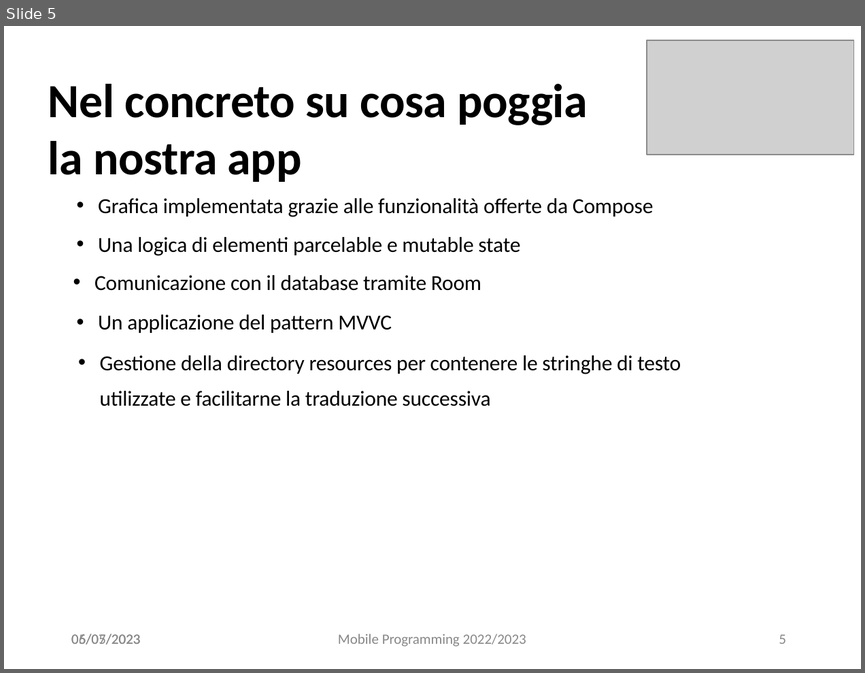
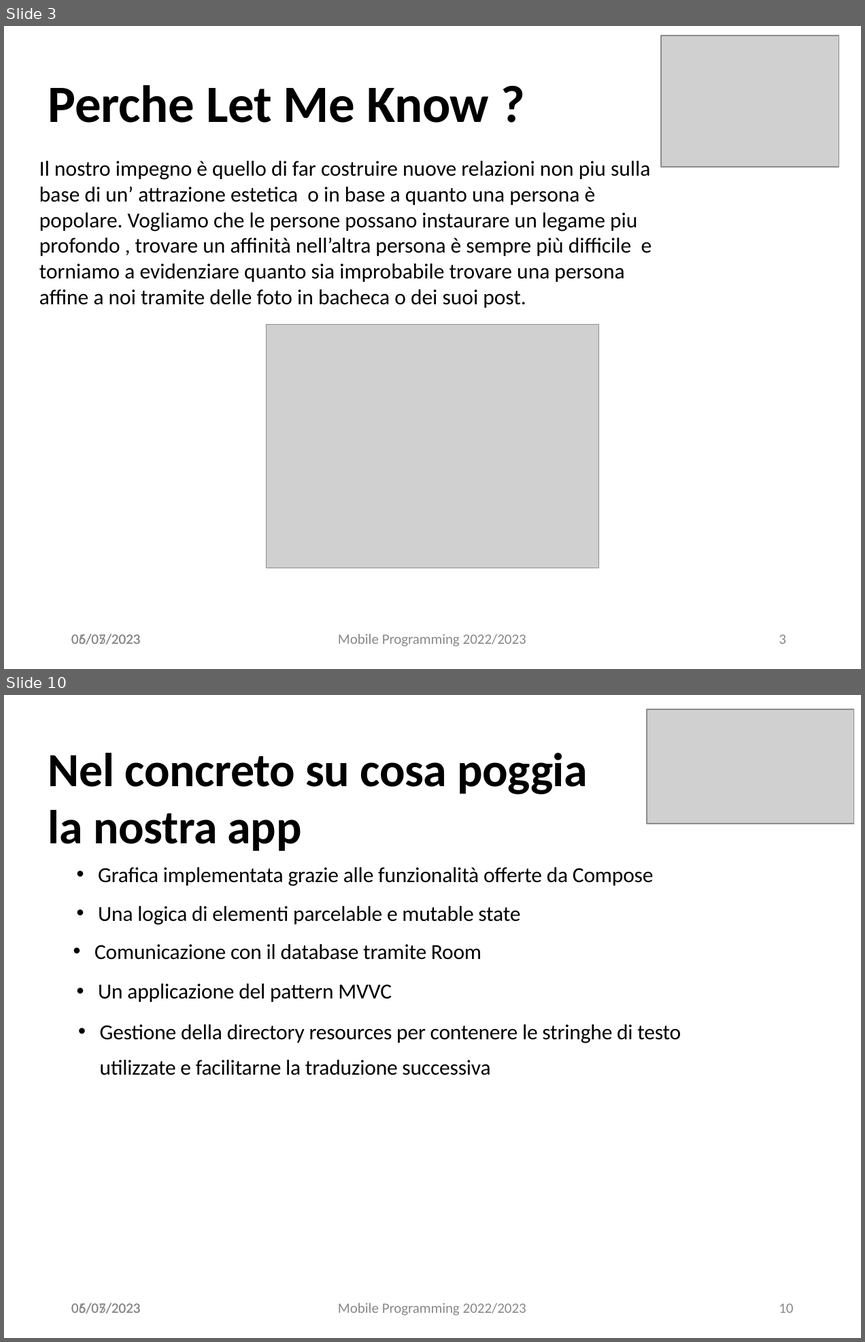
Before and after one commit to projectISPW/LetMeKnowMP, a slide deck: presentazione.pptx. Shown one above the other, each under a label of ours: slide 5 before the commit, slides 3 and 10 after it; the slides between them are not shown. The pictures are 865x673 and 865x1342 pixels, drawn with LibreOffice and Linux fonts; fonts in the diff are those of the drawing; grey boxes stand for pictures. Boxes give left, top, right and bottom in pixels: in the first picture for what was removed or moved away, otherwise in the second. Text is boxed around its words. In the diff, an @@ line names an element or a change of style, - is before the commit and + after.

```diff
--- a/presentazione.pptx
+++ b/presentazione.pptx
@@ slide 3 added at [4, 26, 861, 669], background #FFFFFF @@
@@ picture added at [661, 36, 839, 167] @@
@@ title added at [48, 85, 489, 123], 44 pt, text #000000, bold @@
+Perche Let Me Know ?
@@ text added at [39, 161, 652, 308], 18 pt, text #000000 @@
+Il nostro impegno è quello di far costruire nuove relazioni non piu sulla base di un’ attrazione estetica o in base a quanto una persona è popolare. Vogliamo che le persone possano instaurare un legame piu profondo , trovare un affinità nell’altra persona è sempre più difficile e torniamo a evidenziare quanto sia improbabile trovare una persona affine a noi tramite delle foto in bacheca o dei suoi post.
@@ picture added at [266, 324, 598, 567] @@
@@ text added at [71, 633, 141, 644], 12 pt, text #888888 @@
+05/05/2023
@@ text added at [71, 633, 140, 644], 12 pt, text #888888 @@
+06/07/2023
@@ text added at [338, 633, 526, 646], 12 pt, text #888888 @@
+Mobile Programming 2022/2023
@@ page number added at [779, 634, 786, 643], 12 pt, text #888888 @@
+3
@@ what was slide 5 is now slide 10 @@
@@ page number at [779, 1303, 793, 1312]: text changed @@
-5
+10
```
Also in this commit, not shown: 3 slides changed, 5 other slides added, 1 slide removed.
